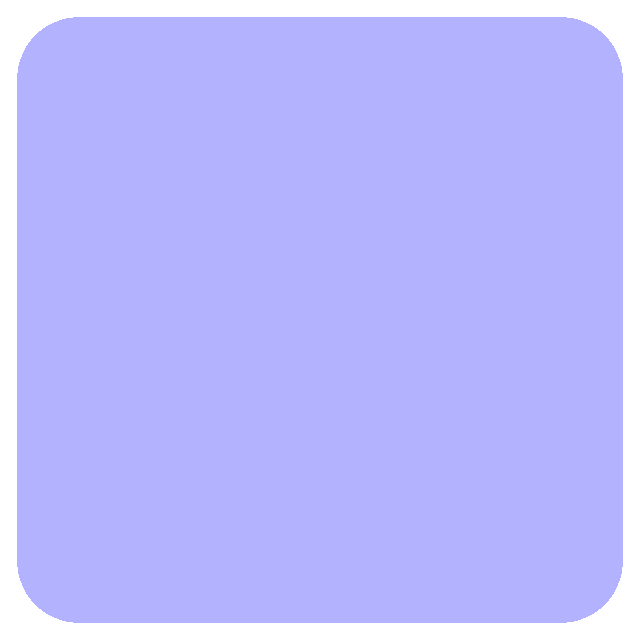
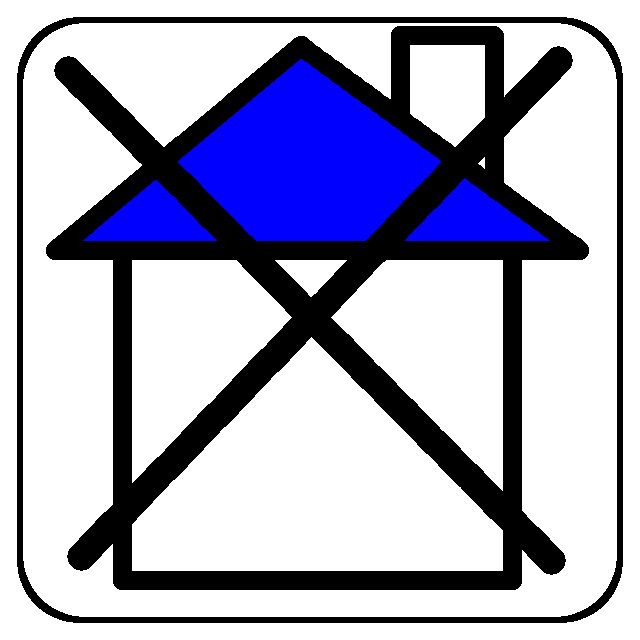
Comparing the layer stacks of the two 640 × 640 images. Changes:
hid "BlueCheck" over (x1=17, y1=17, x2=623, y2=623)
added layer "レイヤー" above "BlueHouse" over (x1=54, y1=46, x2=573, y2=575)
showed "BlueHouse" over (x1=17, y1=17, x2=623, y2=623)
